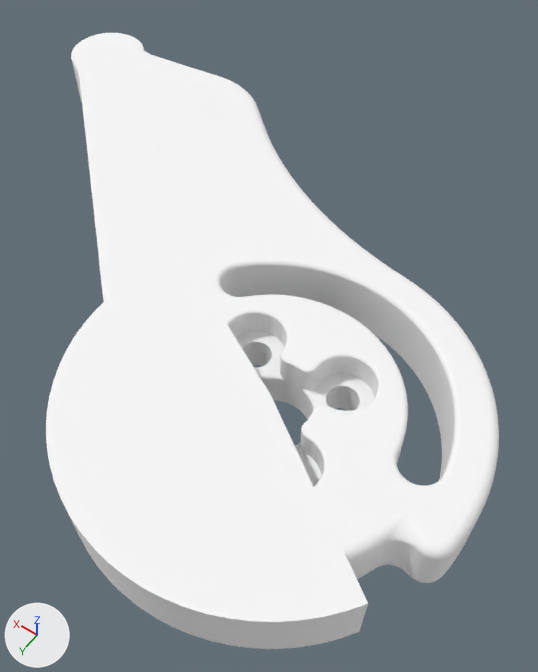
The COLLADA model mycobot_description/urdf/mycobot_320_pi_2022/gripper_left3.dae, before and after one commit.
One viewpoint serves both versions: a camera (50 mm lens) standing at (-21.6, -6.1, 63.8) and looking at (7.5, -46.9, -0.3). The axes (+X, +Y, +Z) are drawn at lower left. The lights are the same throughout. The first picture is the older version. Where no turn or scale is listed for an object, it has been applied to the vertices.

Names of what the first picture shows: 'NONE', 'NONE.001'.
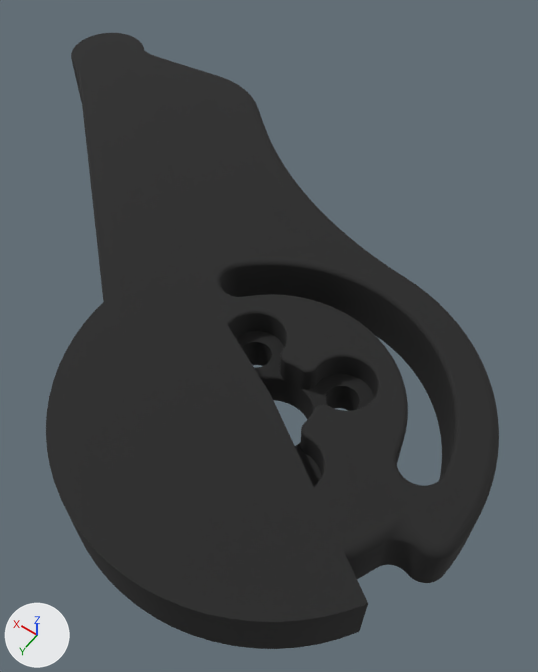
Pixel boxes [x1, y1, x2, y2] of what changed, in the pictures (538 x 672 px):
'NONE', recoloured (white to black): [46, 83, 499, 649] in both
'NONE.001', recoloured (white to black): [71, 33, 263, 264] in both

The change, as a list of edits to the scene's bpy script:
```text
Change mat_a0000000_0000_0000_0000_000000000000:
    mat_a0000000_0000_0000_0000_000000000000.base_color: (0.956, 0.956, 0.956) -> (0.0143, 0.0143, 0.0143)  # white #fafafa -> black #202020
```
